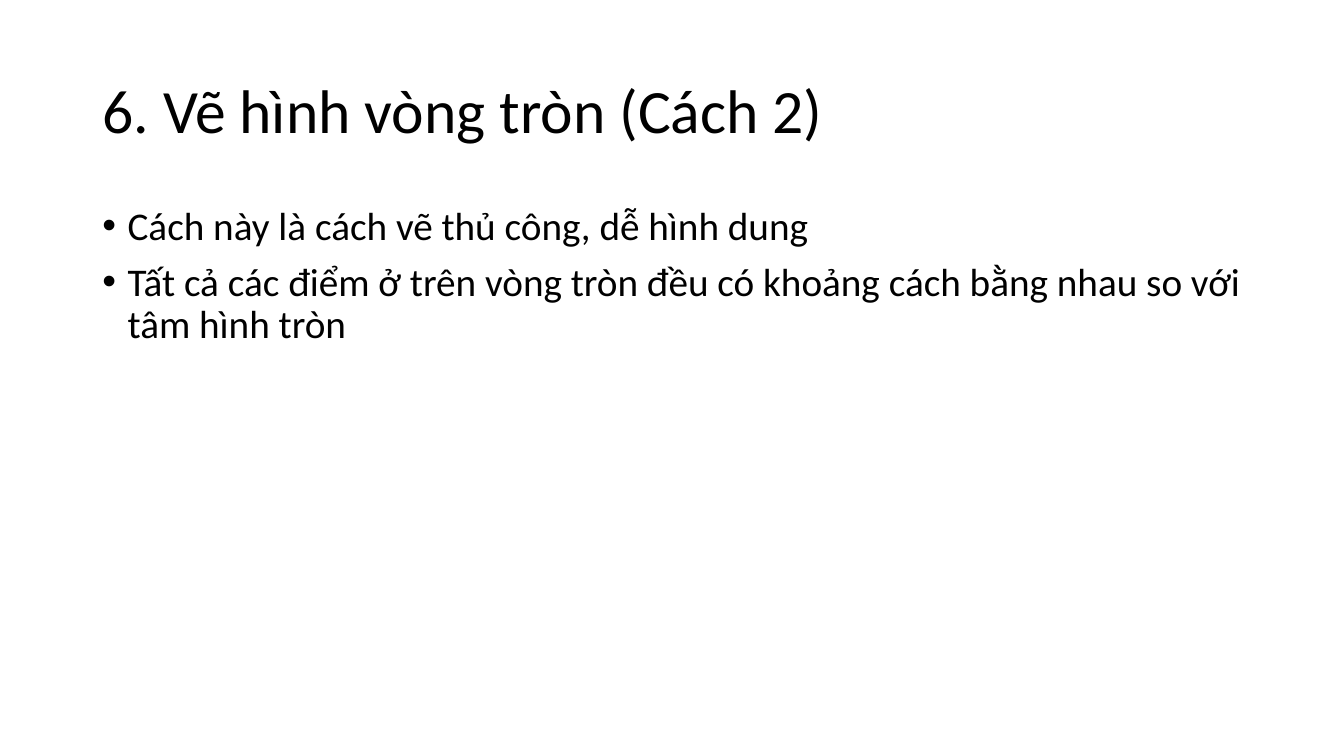
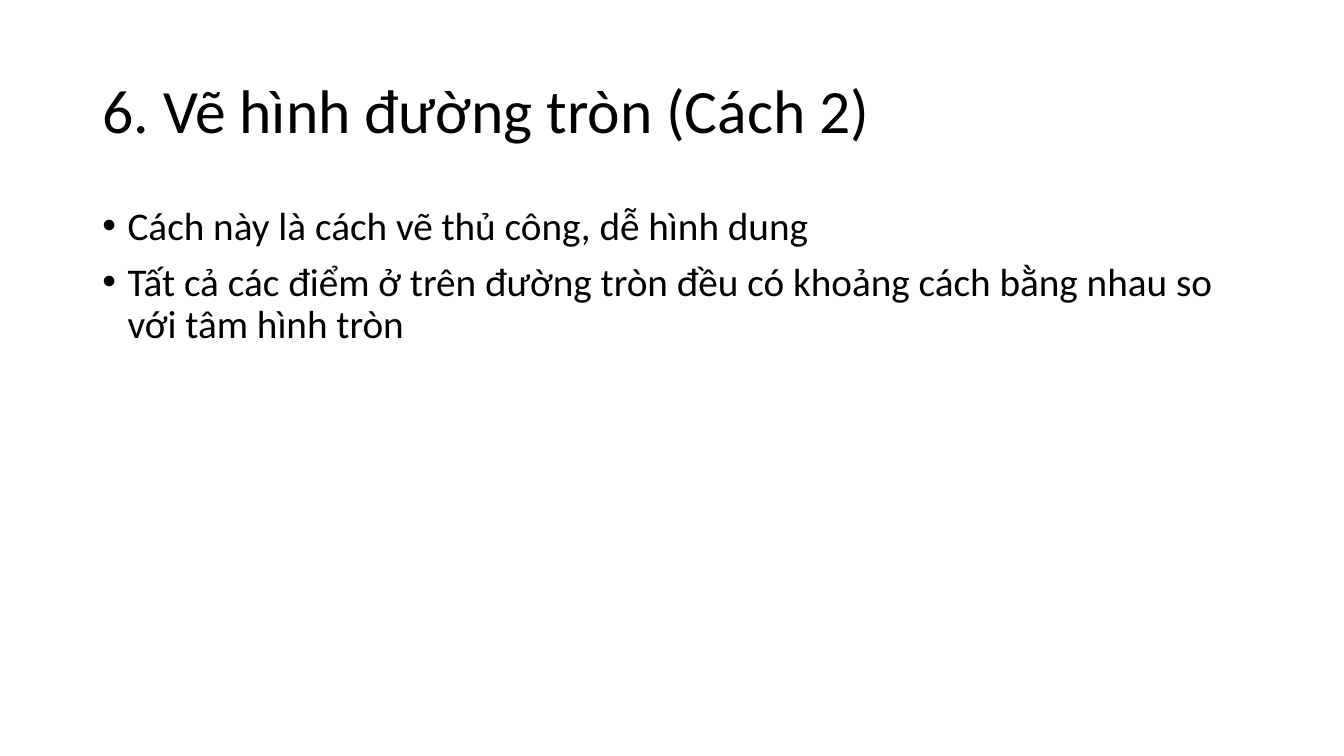
Before and after one commit to hvtuan1997/ve-hinh-trong-scratch, a slide deck: slide 7 of Bài 2 - Vẽ hình cơ bản/Bài 2.pptx. Drawn at 1344x756 pixels with LibreOffice and Linux fonts; fonts in the diff are those of the drawing. Boxes give left, top, right and bottom in pixels: in the first picture for what was removed or moved away, otherwise in the second. Text is boxed around its words. In the diff, an @@ line names an element or a change of style, - is before the commit and + after.

Commit message:
Bài 2 - Phần 3: Vẽ đường tròn

```diff
--- a/Bài 2 - Vẽ hình cơ bản/Bài 2.pptx
+++ b/Bài 2 - Vẽ hình cơ bản/Bài 2.pptx
@@ title at (x1=102, y1=88, x2=870, y2=144): text changed @@
-6. Vẽ hình vòng tròn (Cách 2)
+6. Vẽ hình đường tròn (Cách 2)
@@ text at (x1=128, y1=264, x2=1212, y2=339): text changed @@
-• Tất cả các điểm ở trên vòng tròn đều có khoảng cách bằng nhau so với tâm hình tròn
+• Tất cả các điểm ở trên đường tròn đều có khoảng cách bằng nhau so với tâm hình tròn
```
Also in this commit, not shown: 1 other slide changed, 4 other files.
